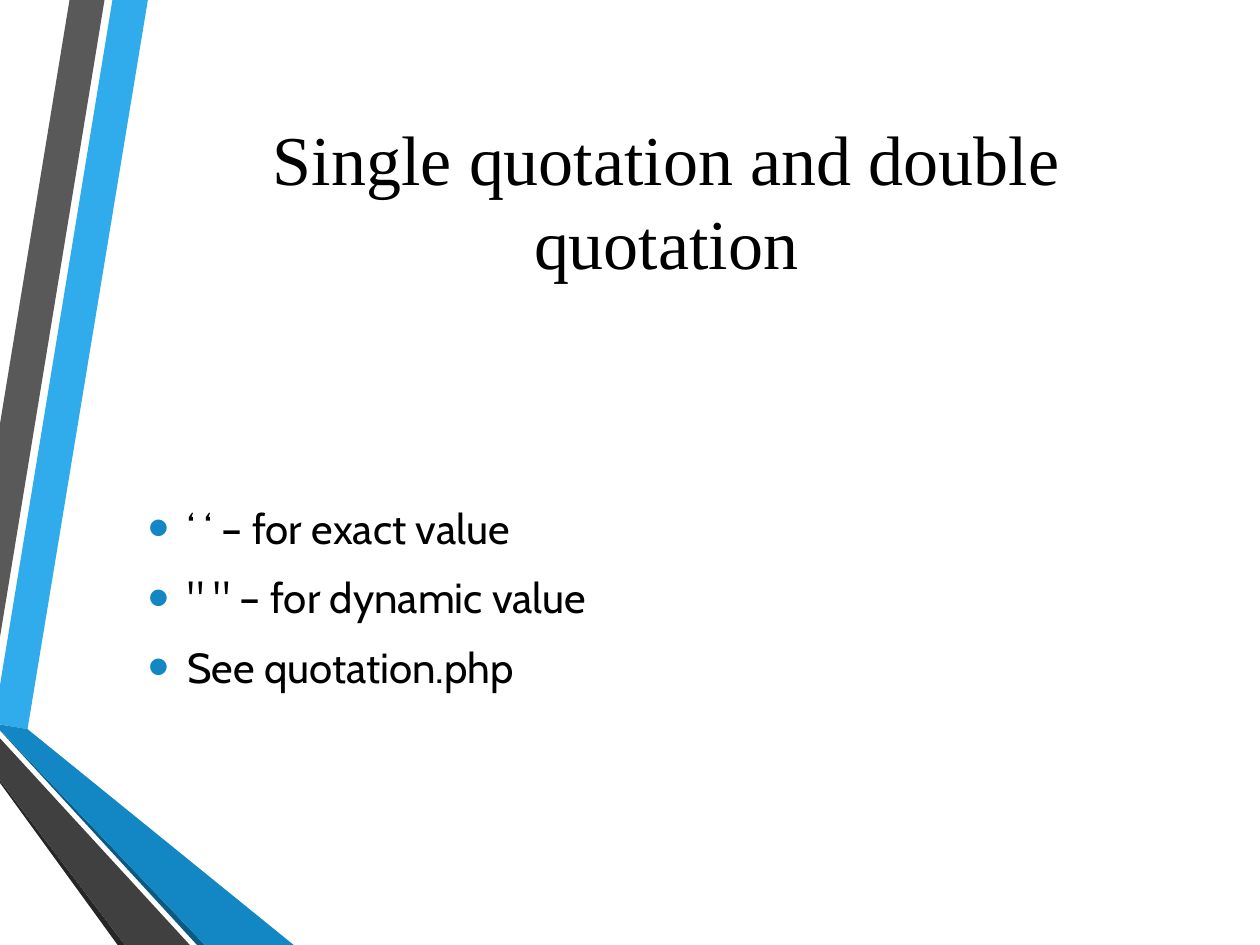
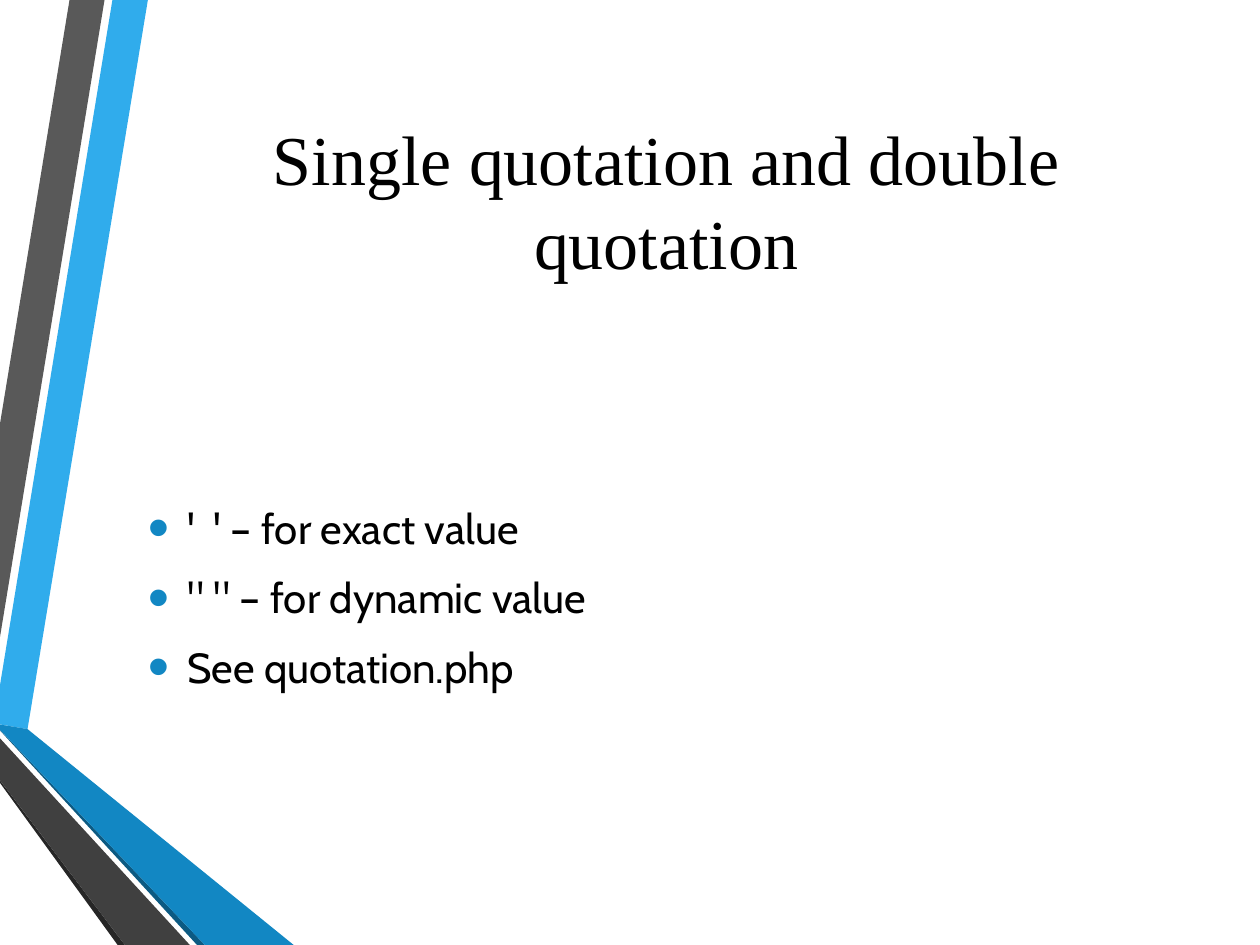
Before and after one commit to hatted/fevaworks-php, a slide deck: slide 3 of php-fw5/lesson5.pptx. Drawn at 1260x945 pixels with LibreOffice and Linux fonts; fonts in the diff are those of the drawing; background and template pictures are left out. Boxes give left, top, right and bottom in pixels: in the first picture for what was removed or moved away, otherwise in the second. Text is boxed around its words. In the diff, an @@ line names an element or a change of style, - is before the commit and + after.

```diff
--- a/php-fw5/lesson5.pptx
+++ b/php-fw5/lesson5.pptx
@@ text at <box>261,512,519,545</box>: text changed @@
-• ‘ ‘ – for exact value
+• ' ' – for exact value
```
Also in this commit, not shown: 2 other slides changed, 2 other files.
